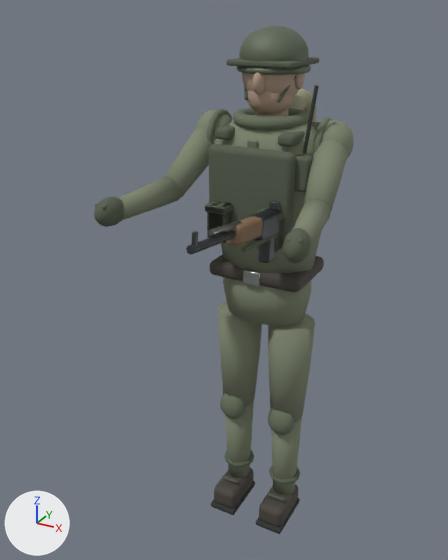
An edit to the Blender file ARTILLERY_FRONTLINE/assets/models/source/soldier.blend, drawn before and after from the same camera.
Rendered twice from a 50 mm camera at (0.863, -1.89, 1.981) aimed at (-0.092, -0.153, 1.113). Every picture has the same lights, and +X, +Y and +Z are marked at lower left. The older version comes first.

Objects in the first picture: 'ArmL_Uniform', 'ArmR_Uniform', 'Belt', 'ElbowL_Webbing', 'ForearmR', 'Head_Helmet_steel', 'Head_Skin', 'Jacket', 'Pelvis', 'Rifle_Weapon_steel', 'ThighL', 'ThighR', 'Torso_Uniform_dark', 'Torso_Webbing' and 20 more.
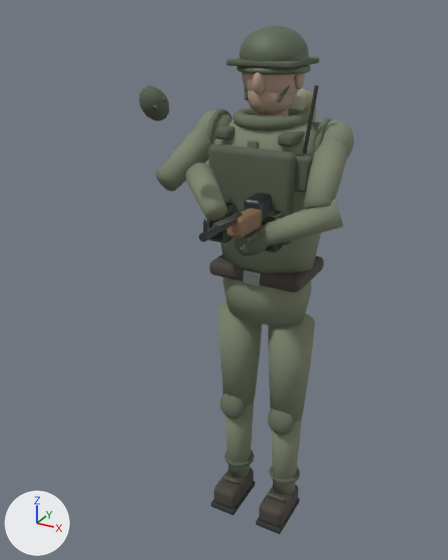
Not drawn themselves, but carrying or shaping drawn objects: ob_arml, ob_elbowl, ob_armr, ob_elbowr, ob_rifle.

Where the newer file only moved an object's origin or applied its transform, the numbers keep the older frame.

The change, as a diff of the scene's bpy script:
```diff
--- a/ARTILLERY_FRONTLINE/assets/models/source/soldier.blend.py
+++ b/ARTILLERY_FRONTLINE/assets/models/source/soldier.blend.py
@@ me_sphere_012 @@
 # used by ob_arml_uniform; parent = ob_arml; location = (0.0, 0.0, 0.0)
-me_sphere_012.from_pydata(...)  # 170 vertices, 170 faces; spans x -0.063..0.063, y -0.07..0.07, z -0.27..0.075
+me_sphere_012.from_pydata(...)  # 170 vertices, 170 faces; spans x -0.067..0.16, y -0.097..0.068, z -0.255..0.072
+# me_sphere_012 part 1: the loose piece of 128 vertices spanning x -0.063..0.063, y -0.07..0.07, z -0.075..0.075 is multiplied about its middle by the matrix ((-0.873, 0.167, -0.458), (-0.284, -0.938, 0.198), (-0.397, 0.303, 0.866))
+# me_sphere_012 part 2: the loose piece of 42 vertices spanning x -0.055..0.055, y -0.058..0.058, z -0.27..0.0 is multiplied about the mesh origin by the matrix ((-0.873, 0.167, -0.458), (-0.284, -0.938, 0.198), (-0.397, 0.303, 0.866))
 me_sphere_012.materials.append(mat_uniform)
@@ me_cube_030 @@
 # used by ob_elbowl_webbing; parent = ob_elbowl; location = (0.014, -0.02, -0.3)
-me_cube_030.from_pydata(...)  # 374 vertices, 390 faces; spans x -0.049..0.021, y -0.03..0.06, z -0.025..0.085
+me_cube_030.from_pydata(...)  # 374 vertices, 390 faces; spans x 0.266..0.3662, y -0.0389..0.034, z 0.0825..0.1814
+# me_cube_030 part 3: the loose piece of 96 vertices spanning x -0.006..0.006, y -0.0175..0.0175, z -0.009..0.009 is multiplied about its middle by the matrix ((-0.119, 0.62, -0.776), (-0.919, -0.364, -0.149), (-0.375, 0.695, 0.613)), then moved by (0.3284, -0.0054, 0.0997)
+# me_cube_030 part 4: the loose piece of 86 vertices spanning x -0.049..0.021, y -0.03..0.06, z -0.025..0.085 is multiplied about its middle by the matrix ((-0.119, 0.62, -0.776), (-0.919, -0.364, -0.149), (-0.375, 0.695, 0.613)), then moved by (0.3301, -0.0174, 0.1037)
+# me_cube_030 part 5: the loose piece of 96 vertices spanning x -0.034..-0.022, y -0.0175..0.0175, z -0.009..0.009 is multiplied about its middle by the matrix ((-0.119, 0.62, -0.776), (-0.919, -0.364, -0.149), (-0.375, 0.695, 0.613)), then moved by (0.3598, 0.0204, 0.1102)
+# other edits to the shape of me_cube_030 do not show in these pictures
 me_cube_030.materials.append(mat_webbing)
@@ me_sphere_014 @@
 # used by ob_armr_uniform; parent = ob_armr; location = (0.0, 0.0, 0.0)
-me_sphere_014.from_pydata(...)  # 170 vertices, 170 faces; spans x -0.063..0.063, y -0.07..0.07, z -0.27..0.075
+me_sphere_014.from_pydata(...)  # 170 vertices, 170 faces; spans x -0.066..0.104, y -0.069..0.069, z -0.272..0.074
+# me_sphere_014 part 6: the loose piece of 128 vertices spanning x -0.063..0.063, y -0.07..0.07, z -0.075..0.075 is multiplied about its middle by the matrix ((-0.956, 0.172, -0.236), (-0.17, -0.985, -0.031), (-0.238, 0.01, 0.971))
+# me_sphere_014 part 7: the loose piece of 42 vertices spanning x -0.055..0.055, y -0.058..0.058, z -0.27..0.0 is multiplied about the mesh origin by the matrix ((-0.956, 0.172, -0.236), (-0.17, -0.985, -0.031), (-0.238, 0.01, 0.971))
 me_sphere_014.materials.append(mat_uniform)
@@ me_cylinder_009 @@
 # used by ob_rifle_weapon_steel; parent = ob_rifle; location = (0.0, -0.34, 0.01); rotation_euler = (1.571, 0.0, 0.0), in degrees (90, 0, 0)
-me_cylinder_009.from_pydata(...)  # 584 vertices, 584 faces; spans x -0.027..0.028, y -0.135..0.052, z -0.45..0.12
+me_cylinder_009.from_pydata(...)  # 584 vertices, 584 faces; spans x -0.053..0.019, y -0.113..0.076, z -0.469..0.102
+# me_cylinder_009 part 8: the whole mesh is multiplied about its middle by the matrix ((0.998, -0.006, 0.06), (0.007, 1.0, -0.02), (-0.06, 0.02, 0.998)), then moved by (-0.009, 0.019, -0.018)
 me_cylinder_009.materials.append(mat_weapon_steel)
@@ ob_arml @@
 ob_arml.location = (-0.215, 0.0, 0.44)
-ob_arml.rotation_euler = (-0.95, 0.0, -0.18)  # degrees (-54, 0, -10)
+ob_arml.rotation_euler = (1.221, 0.0, -2.812)  # degrees (70, 0, -161)
@@ ob_elbowl @@
 ob_elbowl.location = (0.0, 0.0, -0.27)
-ob_elbowl.rotation_euler = (-0.55, 0.0, 0.0)  # degrees (-32, 0, 0)
+ob_elbowl.rotation_euler = (0.417, 0.0, 1.247)  # degrees (24, 0, 71)
@@ ob_armr @@
 ob_armr.location = (0.215, 0.0, 0.44)
-ob_armr.rotation_euler = (-0.95, 0.0, 0.18)  # degrees (-54, 0, 10)
+ob_armr.rotation_euler = (0.94, 0.0, -2.665)  # degrees (54, 0, -153)
@@ ob_elbowr @@
 ob_elbowr.location = (0.0, 0.0, -0.27)
-ob_elbowr.rotation_euler = (-0.55, 0.0, 0.0)  # degrees (-32, 0, 0)
+ob_elbowr.rotation_euler = (1.389, 0.0, -1.862)  # degrees (80, 0, -107)
@@ ob_rifle @@
 ob_rifle.parent = ob_torso
-ob_rifle.location = (0.1, -0.22, 0.22)
-ob_rifle.rotation_euler = (-0.12, 0.0, 0.0)  # degrees (-6.9, 0, 0)
+ob_rifle.location = (0.08, -0.2, 0.24)
+ob_rifle.rotation_euler = (-0.1, 0.0, 0.06)  # degrees (-5.7, 0, 3.4)
```

What differs and where, as boxes [x1, y1, x2, y2] in the pictures (448 x 560 px; the box of a moved part takes in the faces that stretch with it):
'ForearmL', turned
    before: [119, 177, 181, 221]
    after: [186, 163, 227, 221]
'ArmR_Uniform', reshaped
    before: [304, 120, 353, 211]
    after: [303, 120, 354, 209]
'ArmL_Uniform', reshaped (10% wider, 7% shorter)
    before: [163, 110, 232, 198]
    after: [156, 110, 232, 192]
'ForearmR', turned
    before: [293, 198, 331, 246]
    after: [258, 198, 343, 247]
'Rifle_Weapon_steel', reshaped
    before: [186, 201, 283, 263]
    after: [199, 193, 271, 242]
'ElbowL_Webbing', reshaped (16% taller)
    before: [94, 197, 124, 227]
    after: [139, 86, 169, 121]
'ElbowR_Webbing', turned
    before: [283, 228, 311, 264]
    after: [234, 229, 267, 256]
'Rifle_Rifle_wood', moved, turned
    before: [226, 217, 263, 246]
    after: [227, 208, 262, 238]
'Gas tube', moved, turned
    before: [208, 220, 242, 236]
    after: [212, 212, 242, 227]
'Sling', moved, turned
    before: [241, 232, 283, 253]
    after: [242, 232, 258, 244]
part 1 of me_sphere_012, moved or reshaped
    before: [195, 110, 232, 135]
    after: [196, 110, 232, 133]
part 2 of me_sphere_012, moved or reshaped
    before: [163, 133, 211, 198]
    after: [156, 132, 211, 192]
part 3 of me_cube_030, moved or reshaped
    before: [101, 205, 107, 210]
    after: [152, 105, 158, 111]
part 4 of me_cube_030, moved or reshaped
    before: [94, 197, 124, 227]
    after: [139, 86, 169, 121]
part 5 of me_cube_030, moved or reshaped (not visible before)
    after: [163, 96, 167, 102]
part 6 of me_sphere_014, moved or reshaped
    before: [313, 120, 353, 160]
    after: [314, 120, 354, 158]
part 7 of me_sphere_014, moved or reshaped
    before: [304, 197, 336, 211]
    after: [303, 197, 336, 209]
